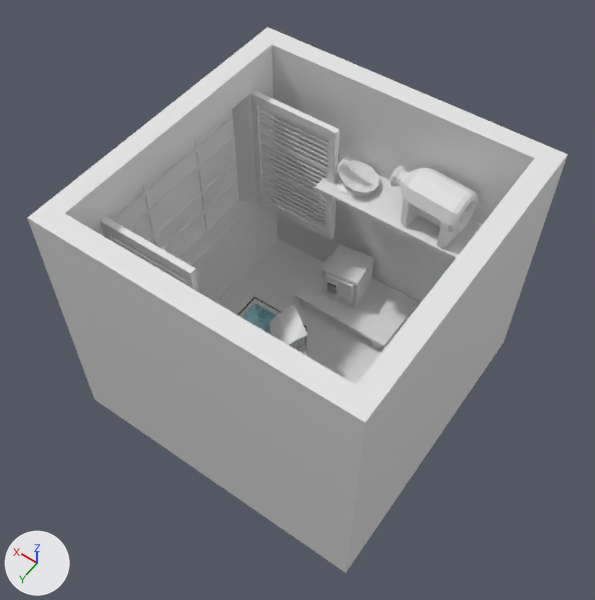
The Blender file Unity_Folder/S.U.C.A_1/Assets/level_5/level_5.blend: old version first, new version second.
Camera for both pictures: a camera (50 mm lens) standing at (-2.02, 2.93, 5.44) and looking at (0.03, 0.04, 0.91). Lighting does not change. The marker at lower left points along +X, +Y and +Z.

Before the edit, the objects in view are built like this:
```python
ob_circle = bpy.data.objects.new('Circle', me_circle_001)
ob_circle.parent = ob_cube_003
ob_circle.location = (0.671, -0.807, 1.294)
ob_circle.rotation_euler = (0.0, -0.0723, 0.363)  # degrees (0, -4.1, 21)
ob_circle.scale = (0.12, 0.12, 0.12)
ob_cube_001 = bpy.data.objects.new('Cube.001', me_cube_006)
ob_cube_001.parent = ob_window_part
ob_cube_001.location = (0.633, 0.73, 1.625)
ob_cube_001.rotation_euler = (-0.18, 0.0, 0.0)  # degrees (-10, 0, 0)
ob_cube_001.scale = (0.298, 0.496, 0.0158)
ob_cube_003 = bpy.data.objects.new('Cube.003', me_cube_012)
ob_cube_003.location = (-0.317, -0.816, 1.261)
ob_cube_003.scale = (0.683, 0.906, 0.0161)
ob_cylinder_002 = bpy.data.objects.new('Cylinder.002', me_cylinder_008)
ob_cylinder_002.parent = ob_cube_003
ob_cylinder_002.location = (-0.0511, -0.789, 1.547)
ob_cylinder_002.rotation_euler = (0.0879, 1.571, 0.0)  # degrees (5, 90, 0)
ob_cylinder_002.scale = (0.173, 0.173, 0.173)
ob_wall_1 = bpy.data.objects.new('wall_1', me_cube_001)
ob_wall_1.location = (0.0, 0.0, 1.0)
ob_window_part = bpy.data.objects.new('window_part', me_cube_005)
ob_window_part.parent = ob_wall_2
ob_window_part.location = (0.584, 0.757, 1.212)
ob_window_part.scale = (0.409, 0.0231, 0.54)
# also in view: 'Cube.002' at (0.0, -0.73, 0.08); 'floor' at (0.0, 0.0, -0.07); 'wall_2' at (1.08, 0.0, 1.0); 'wall_4' at (-1.08, 0.0, 1.0); 'Plane' at (0.16, 0.11, 0.45)
```
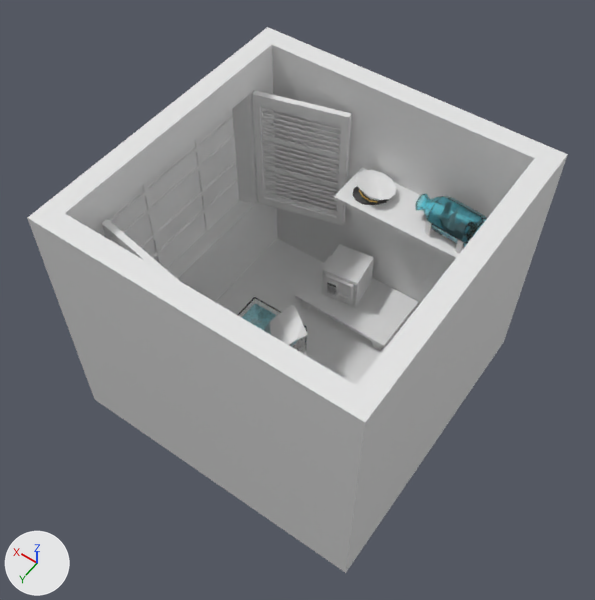
ob_cube_001 is not drawn itself; it is used by a modifier of ob_window_part.

The edits, one by one:
Material 'bottle' (mat_bottle) is new.
Its base color is (0.417, 0.915, 1.0) (cyan #adf5ff).
Its roughness is 0.0.
Its ior is 1.45.
Its transmission weight is 1.0.
me_cube_012 has 8 vertices, 6 faces and spans x -1.0..1.0, y -0.2..0.2, z -1.0..1.0.
me_cube_012 is used by ob_cube_003; location (-0.317, -0.816, 1.261); scale (0.683, 0.906, 0.0161).
me_cube_012 part 1: the whole mesh is scaled about its middle by (0.879, 1, 1), then moved by (-0.12, 0.0, 0.0).
me_cylinder_008 has 162 vertices, 156 faces and spans x -0.95..0.95, y -1.0..1.0, z -1.27..2.43.
me_cylinder_008 now uses material mat_bottle (cyan #adf5ff).
Mesh me_cube_014 is new.
It has 168 vertices, 130 faces and spans x -0.88..0.88, y -1.0..1.0, z -1.0..1.0.
Object 'window_part' (ob_window_part) moves from (0.584, 0.757, 1.212) to (0.568, 0.835, 1.212).
Object 'window_part' (ob_window_part) turns from (0, 0, 0) to (0, 0, -9.6) degrees about x, y and z.
Object 'window_part' (ob_window_part) loses its BOOLEAN modifier named 'Boolean'.
Modifier setting removed (it was object = ob_cube_001).
Object 'window_part' (ob_window_part) loses its MIRROR modifier named 'Mirror'.
Modifier setting removed (it was use_axis = (False, True, False)).
Modifier setting removed (it was mirror_object = ob_wall_2).
Object 'Cube.001' (ob_cube_001) is deleted.
Object 'Circle' (ob_circle) moves from (0.671, -0.807, 1.294) to (0.515, -0.807, 1.294).
Object 'Circle' (ob_circle) turns from (0, -4.1, 21) to (0, -4.1, 42) degrees about x, y and z.
Object 'Cylinder.002' (ob_cylinder_002) moves from (-0.0511, -0.789, 1.547) to (-0.207, -0.789, 1.413).
Object 'Cylinder.002' (ob_cylinder_002) is rescaled from (0.173, 0.173, 0.173) to (0.141, 0.141, 0.141).
Object 'window_part.001' (ob_window_part_001) is new; it shows me_cube_014.
Its parent is ob_wall_2.
Its matrix parent inverse is Matrix(((1.0, 0.0, 0.0, 0.0), (0.0, 1.0, 0.0, 0.0), (0.0, 0.0, 1.0, -1.0), (0.0, 0.0, 0.0, 1.0))).
Its location is (0.641, -0.85, 1.212).
Its rotation in degrees is (0, 0, 15).
Its scale is (0.409, 0.0231, 0.54).

What differs and where, as boxes (x1, y1, x2, y2) in the pictures (595 x 600 px):
'window_part', reshaped, moved, turned, modifiers changed
    before: (101, 91, 340, 292)
    after: (102, 219, 181, 282)
'window_part.001', added
    after: (252, 90, 352, 226)
'Cube.003', mesh rescaled
    before: (315, 159, 482, 260)
    after: (334, 168, 459, 260)
'Cylinder.002', recoloured, moved, rescaled (18% narrower, 18% shorter)
    before: (390, 166, 478, 233)
    after: (415, 193, 487, 248)
'Circle', moved, turned
    before: (336, 160, 379, 196)
    after: (353, 170, 396, 205)
'Cylinder.003', moved, rescaled
    before: (400, 198, 470, 248)
    after: (425, 221, 464, 254)
